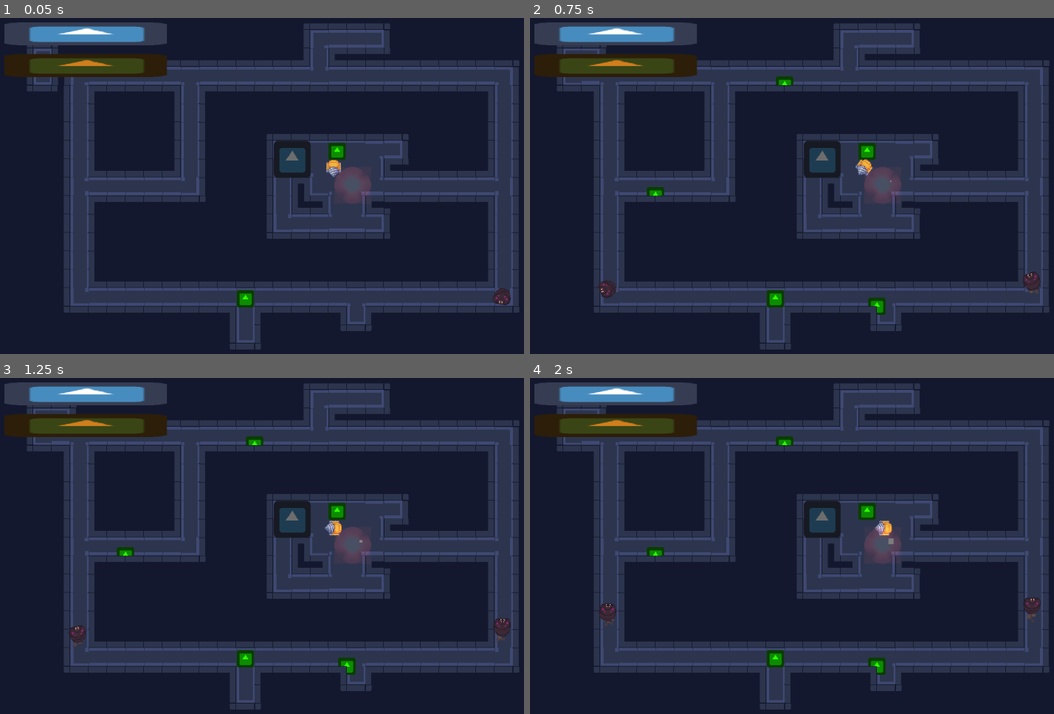
Above: before the commit, frames 1-4 (two rows, left to right).
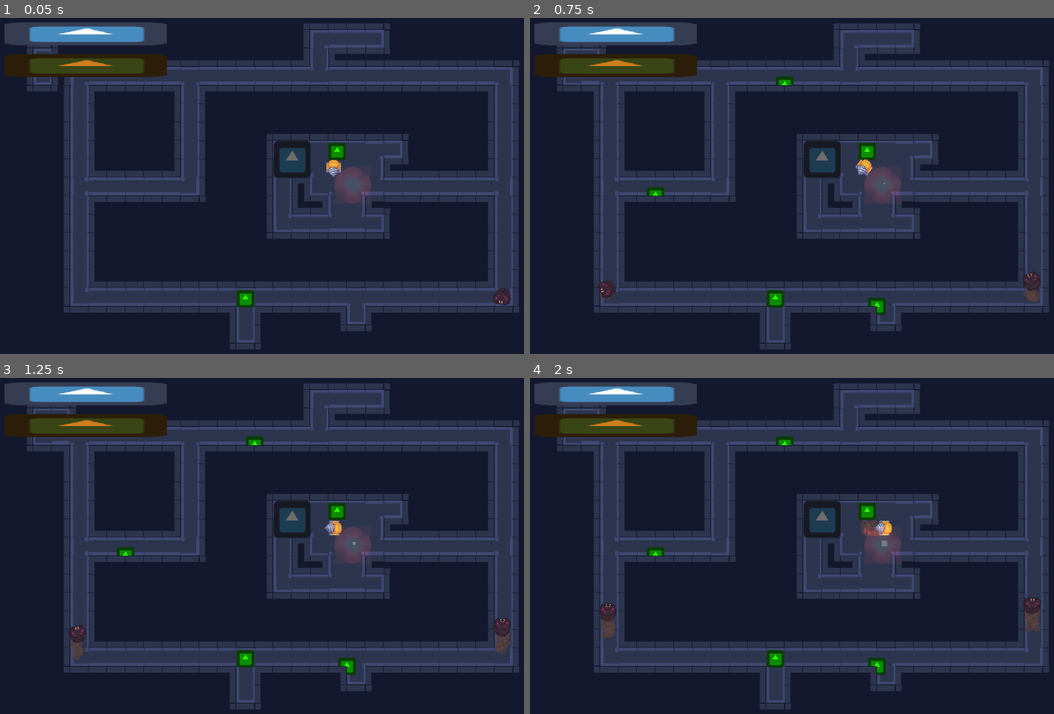
Above: after the commit, the same moments.

Repository: LaTu-Jams/LD54
Game: Godot game, scene res://scenes/Main.tscn
The game is run twice, just before and just after one commit, with the same random seed, the same clock (stepped at 60 frames per second) and the same inputs. The engine's default icon, where the game draws it, is replaced by a stand-in: a white triangle on a blue panel in a dark square.
Inputs:
- Up to frame 1 (0.05 s): no input
- Up to frame 2 (0.75 s): hold D (turn_right) from 0.53 s (still down); hold Space (Mine) from 0.53 s (still down)
- Up to frame 3 (1.25 s): keep holding D (turn_right); keep holding Space (Mine)
- Up to frame 4 (2 s): release D (turn_right) at 1.28 s; release Space (Mine) at 1.28 s; hold S (move_backward) from 1.28 s (still down); tap Space (Mine) at 1.35 s

Frame 1 is identical in both runs. In frame 2, less than 0.1% of the frame differs, in the area x 13-98%, y 48-85%; in frame 3, 0.2%; in frame 4, 0.4%, in the area x 13-98%, y 42-78%.

Commit message:
Add global trail particle

Diff:
--- a/project.godot
+++ b/project.godot
@@ -39,6 +39,11 @@
 "language": "GDScript",
 "path": "res://scripts/Mineral.gd"
 }, {
+"base": "CPUParticles2D",
+"class": "Particle",
+"language": "GDScript",
+"path": "res://scripts/Particle.gd"
+}, {
 "base": "Node2D",
 "class": "ParticleManager",
 "language": "GDScript",
@@ -61,6 +66,7 @@
 "HeatArea": "",
 "Level": "",
 "Mineral": "",
+"Particle": "",
 "ParticleManager": "",
 "Player": "",
 "UIManager": ""
--- a/scenes/Enemy.tscn
+++ b/scenes/Enemy.tscn
@@ -1,17 +1,10 @@
-[gd_scene load_steps=10 format=2]
+[gd_scene load_steps=9 format=2]
 
 [ext_resource path="res://scripts/Enemy.gd" type="Script" id=1]
 [ext_resource path="res://gfx/enemy.png" type="Texture" id=2]
 [ext_resource path="res://animations/enemy/idle.tres" type="Animation" id=3]
 [ext_resource path="res://animations/enemy/move.tres" type="Animation" id=4]
-
-[sub_resource type="Curve" id=4]
-max_value = 6.0
-_data = [ Vector2( 0, 0 ), 0.0, 9.49965, 0, 0, Vector2( 0.321782, 5.70682 ), 3.34481, 3.34481, 0, 0, Vector2( 1, 4.88864 ), 0.0, 0.0, 0, 0 ]
-
-[sub_resource type="Gradient" id=5]
-offsets = PoolRealArray( 0, 0.184358, 0.698324, 1 )
-colors = PoolColorArray( 0, 0, 0, 1, 0.417969, 0.341577, 0.331436, 1, 0.301961, 0.227451, 0.227451, 0.784314, 0.317647, 0.243137, 0.243137, 0.694118 )
+[ext_resource path="res://scenes/TrailParticle.tscn" type="PackedScene" id=5]
 
 [sub_resource type="Animation" id=3]
 length = 0.001
@@ -36,21 +29,13 @@
 
 [node name="Enemy" type="KinematicBody2D" groups=["enemy"]]
 position = Vector2( 146, 113 )
+z_index = 5
+z_as_relative = false
 collision_layer = 2
 collision_mask = 0
 script = ExtResource( 1 )
 
-[node name="TrailPartcile" type="CPUParticles2D" parent="."]
-position = Vector2( 0, -10 )
-z_index = 1
-emitting = false
-emission_shape = 2
-emission_rect_extents = Vector2( 10, 4 )
-spread = 120.0
-gravity = Vector2( 0, -25 )
-initial_velocity = 5.0
-scale_amount_curve = SubResource( 4 )
-color_ramp = SubResource( 5 )
+[node name="TrailParticle" parent="." instance=ExtResource( 5 )]
 
 [node name="AnimationPlayer" type="AnimationPlayer" parent="."]
 anims/RESET = SubResource( 3 )
--- a/scenes/Level.tscn
+++ b/scenes/Level.tscn
@@ -23,7 +23,8 @@
 tile_data = PoolIntArray( 65553, 1, 1, 65554, 1, 196610, 65555, 1, 196610, 65556, 1, 196611, 131089, 1, 65536, 196612,  …(2136 unchanged characters)…
 
 [node name="Ground" type="TileMap" parent="EnemyNavigation" groups=["ground"]]
-z_index = 5
+z_index = 10
+z_as_relative = false
 tile_set = ExtResource( 1 )
 cell_size = Vector2( 32, 32 )
 cell_custom_transform = Transform2D( 32, 0, 0, 32, 0, 0 )
--- a/scenes/MiningParticle.tscn
+++ b/scenes/MiningParticle.tscn
@@ -5,7 +5,8 @@
 
 [node name="MiningParticle" type="CPUParticles2D"]
 position = Vector2( 0, 20 )
-z_index = 25
+z_index = 2
+z_as_relative = false
 emitting = false
 amount = 3
 lifetime = 0.5
--- a/scenes/Player.tscn
+++ b/scenes/Player.tscn
@@ -31,6 +31,7 @@
 
 [node name="Sprite" type="Sprite" parent="."]
 position = Vector2( 0, 1 )
+z_index = 5
 texture = ExtResource( 1 )
 hframes = 9
 
--- /dev/null
+++ b/scenes/TrailParticle.tscn
@@ -0,0 +1,30 @@
+[gd_scene load_steps=4 format=2]
+
+[ext_resource path="res://scripts/Particle.gd" type="Script" id=1]
+
+[sub_resource type="Curve" id=4]
+max_value = 10.0
+bake_resolution = 64
+_data = [ Vector2( 0, 1.65682 ), 0.0, -2.75455, 0, 0, Vector2( 0.287129, 8.59091 ), 3.34481, 3.34481, 0, 0, Vector2( 1, 5.95455 ), 0.0, 0.0, 0, 0 ]
+
+[sub_resource type="Gradient" id=5]
+offsets = PoolRealArray( 0, 0.0837989, 0.162011, 0.301676, 0.497207 )
+colors = PoolColorArray( 0.135254, 0.0776653, 0.0776653, 1, 0.417969, 0.341577, 0.331436, 1, 0.301961, 0.227451, 0.227451, 0.784314, 0.317647, 0.243137, 0.243137, 0.694118, 0.442383, 0.297226, 0.297226, 0 )
+
+[node name="TrailParticle" type="CPUParticles2D"]
+z_index = 3
+z_as_relative = false
+emitting = false
+amount = 4
+lifetime = 0.75
+one_shot = true
+emission_shape = 2
+emission_rect_extents = Vector2( 10, 4 )
+spread = 120.0
+gravity = Vector2( 0, -15 )
+damping = 50.0
+damping_random = 0.5
+scale_amount_curve = SubResource( 4 )
+color_ramp = SubResource( 5 )
+script = ExtResource( 1 )
+life_time = 0.75
--- a/scripts/Enemy.gd
+++ b/scripts/Enemy.gd
@@ -3,7 +3,7 @@
 
 onready var agent := $NavigationAgent2D
 onready var animation_player := $AnimationPlayer
-onready var trail_particle := $TrailPartcile
+onready var trail_particle := $TrailParticle
 signal reached_destination
 
 export var speed = 50
@@ -14,7 +14,7 @@
 func _physics_process(delta):
 	if agent.is_navigation_finished() and not waiting:
 		waiting = true
-		trail_particle.emitting = false
+#		trail_particle.emitting = false
 		animation_player.advance(0)
 		animation_player.play("idle")
 
@@ -25,7 +25,7 @@
 		if animation_player.current_animation != "move":
 			animation_player.advance(0)
 			animation_player.play("move")
-			trail_particle.emitting = true
+
 
 		var direction = global_position.direction_to(agent.get_next_location())
 		var rotation := 0.0
@@ -45,6 +45,7 @@
 		if rotation_degrees != rotation:
 			var tween = get_tree().create_tween()
 			tween.tween_property(self, "rotation_degrees", rotation, rotating_time)
+		get_tree().current_scene.emit_trail_particles(global_position, rotation_degrees)
 
 		var velocity = direction * speed
 		move_and_slide(velocity)
--- a/scripts/GameManager.gd
+++ b/scripts/GameManager.gd
@@ -29,6 +29,10 @@
 func emit_mining_particles(pos : Vector2):
 	particles.spawn_mining_particle(pos)
 
+func emit_trail_particles(pos : Vector2, rotation):
+	print("Emitting trail at %s" % pos)
+	particles.spawn_trail_particle(pos, rotation)
+
 
 func lose_game():
 	get_tree().reload_current_scene()
--- /dev/null
+++ b/scripts/Particle.gd
@@ -0,0 +1,9 @@
+extends CPUParticles2D
+class_name Particle
+
+export var life_time = 1.0
+
+# Called when the node enters the scene tree for the first time.
+func _ready():
+	yield(get_tree().create_timer(life_time), "timeout")
+	call_deferred("queue_free")
--- a/scripts/ParticleManager.gd
+++ b/scripts/ParticleManager.gd
@@ -2,6 +2,7 @@
 class_name ParticleManager
 
 onready var mining_particles = preload("res://scenes/MiningParticle.tscn")
+onready var trail_particles = preload("res://scenes/TrailParticle.tscn")
 
 
 func spawn_mining_particle(pos : Vector2):
@@ -9,3 +10,11 @@
 	add_child(instance)
 	instance.global_position = pos
 	instance.emitting = true
+
+
+func spawn_trail_particle(pos : Vector2, rotation := 0.0):
+	var instance = trail_particles.instance(PackedScene.GEN_EDIT_STATE_INSTANCE)
+	add_child(instance)
+	instance.global_position = pos
+	instance.rotation_degrees = rotation
+	instance.emitting = true
--- a/scripts/Player.gd
+++ b/scripts/Player.gd
@@ -22,6 +22,8 @@
 # Called every frame. 'delta' is the elapsed time since the previous frame.
 func _process(delta):
 	var velocity = _movement()
+	if velocity != Vector2.ZERO:
+		get_tree().current_scene.emit_trail_particles(global_position, rotation_degrees)
 
 	if !is_mining:
 		if velocity != Vector2.ZERO and animation_player.current_animation != "move":
